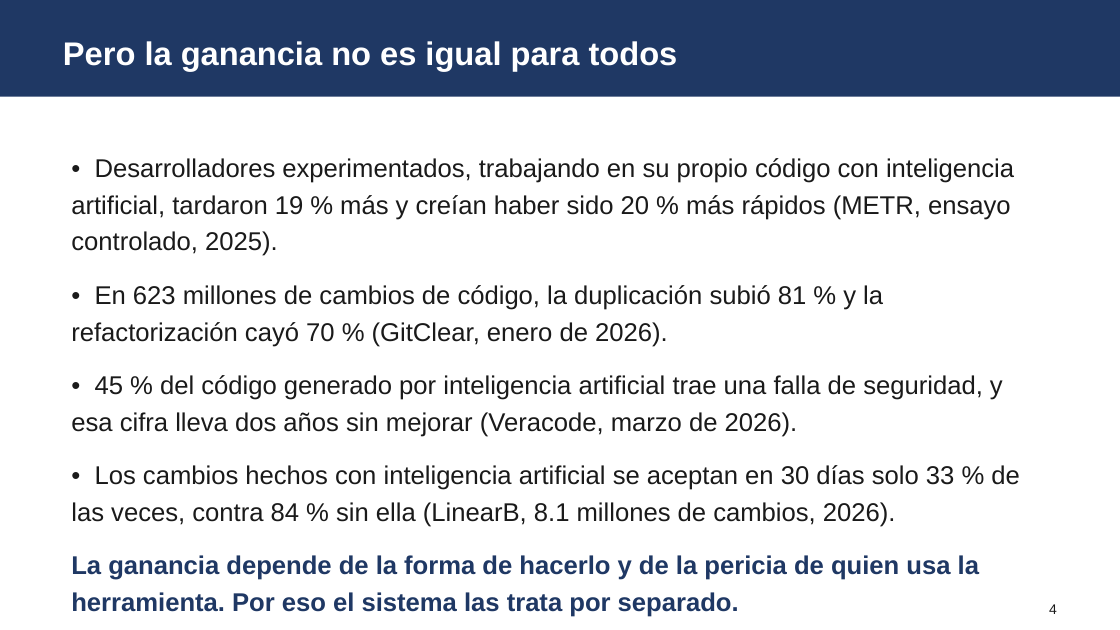
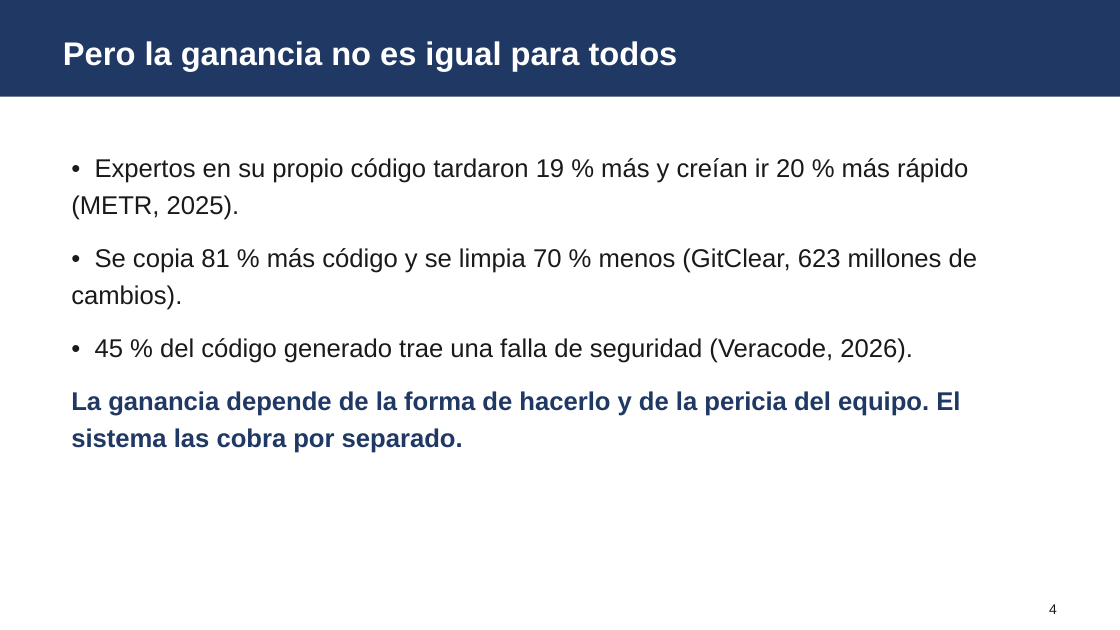
Before and after one commit to ROGELIOFLORESYUNTA/EMPS-Fresnillo, a slide deck: slide 4 of presentacion/tesis_emps_2026_v3.pptx. Drawn at 1120x630 pixels with LibreOffice and Linux fonts; fonts in the diff are those of the drawing. Boxes give left, top, right and bottom in pixels: in the first picture for what was removed or moved away, otherwise in the second. Text is boxed around its words. In the diff, an @@ line names an element or a change of style, - is before the commit and + after.

```diff
--- a/presentacion/tesis_emps_2026_v3.pptx
+++ b/presentacion/tesis_emps_2026_v3.pptx
@@ text at [71, 158, 978, 453]: text changed @@
-• Desarrolladores experimentados, trabajando en su propio código con inteligencia artificial, tardaron 19 % más y creían haber sido 20 % más rápidos (METR, ensayo controlado, 2025).
-• En 623 millones de cambios de código, la duplicación subió 81 % y la refactorización cayó 70 % (GitClear, enero de 2026).
-• 45 % del código generado por inteligencia artificial trae una falla de seguridad, y esa cifra lleva dos años sin mejorar (Veracode, marzo de 2026).
-• Los cambios hechos con inteligencia artificial se aceptan en 30 días solo 33 % de las veces, contra 84 % sin ella (LinearB, 8.1 millones de cambios, 2026).
-La ganancia depende de la forma de hacerlo y de la pericia de quien usa la herramienta. Por eso el sistema las trata por separado.
+• Expertos en su propio código tardaron 19 % más y creían ir 20 % más rápido (METR, 2025).
+• Se copia 81 % más código y se limpia 70 % menos (GitClear, 623 millones de cambios).
+• 45 % del código generado trae una falla de seguridad (Veracode, 2026).
+La ganancia depende de la forma de hacerlo y de la pericia del equipo. El sistema las cobra por separado.
```
Also in this commit, not shown: 3 other slides changed.
